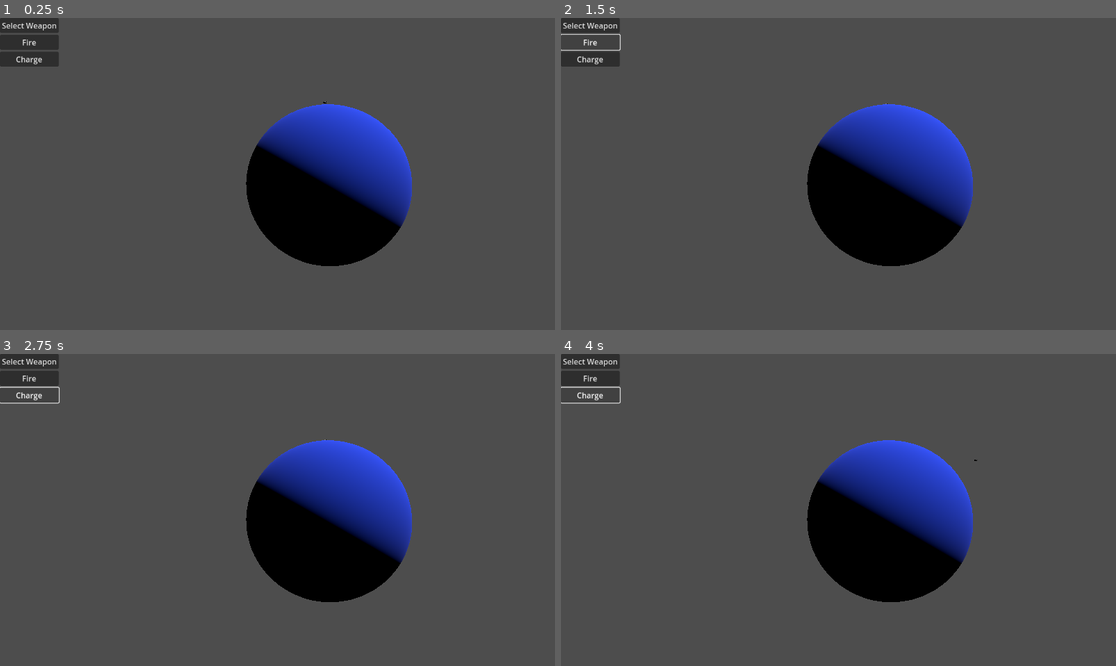
Above: before the commit, frames 1-4 (two rows, left to right).
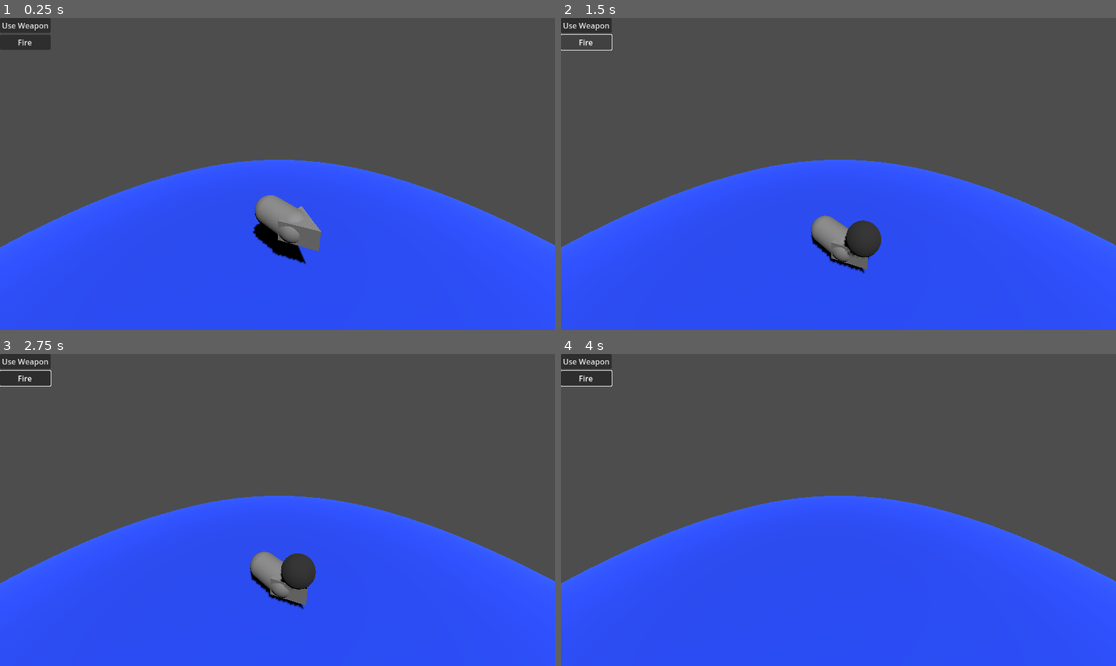
Above: after the commit, the same moments.

Repository: D4Devil/project--shipwrecked
Game: Godot game, scene res://scenes/test.tscn
Same seed, same stepped clock (60 frames per second), same inputs: the game is played once before the commit and once after it. This scene is started directly instead of the project's main scene.
Inputs (mouse positions are in pixels of both pictures, inside the frame that each line leads up to):
- Up to frame 1 (0.25 s): no input
- Up to frame 2 (1.5 s): click "Select Weapon" (after the commit: "Use Weapon") at 0.5 s; click "Fire" at 1.25 s
- Up to frame 3 (2.75 s): click (27, 394) at 2 s, where only the run before the commit has a clickable "Charge"
- Up to frame 4 (4 s): tap Enter (ui_accept) at 2.75, 3.02, 3.5, 3.77 s; hold Right (ui_right) 2.78-3.53 s; hold Left (ui_left) from 3.53 s (still down)

The runs differ from the first frame. In frame 1, 49% of the frame differs, in the area x 0-100%, y 0-100%; in frame 2, 49%; in frame 3, 49%; in frame 4, 49%.

Commit message:
Created weapon workflow and base line

Diff:
--- /dev/null
+++ b/scenes/cannonball.tscn
@@ -0,0 +1,35 @@
+[gd_scene load_steps=6 format=3 uid="uid://b6sf61dl0c6w3"]
+
+[ext_resource type="Script" path="res://scripts/components/agent/gravitational_body_3d.gd" id="1_gqsak"]
+
+[sub_resource type="GDScript" id="GDScript_xktnf"]
+resource_name = "Cannonball"
+script/source = "extends RigidBody3D
+
+@export var initial_force: float = 0
+"
+
+[sub_resource type="SphereShape3D" id="SphereShape3D_uytbx"]
+
+[sub_resource type="StandardMaterial3D" id="StandardMaterial3D_pmc6b"]
+albedo_color = Color(0.187176, 0.187176, 0.187176, 1)
+
+[sub_resource type="SphereMesh" id="SphereMesh_df86g"]
+material = SubResource("StandardMaterial3D_pmc6b")
+
+[node name="Cannonball" type="RigidBody3D"]
+mass = 0.1
+gravity_scale = 0.0
+script = SubResource("GDScript_xktnf")
+initial_force = 200.0
+
+[node name="CollisionShape3D" type="CollisionShape3D" parent="."]
+shape = SubResource("SphereShape3D_uytbx")
+
+[node name="MeshInstance3D" type="MeshInstance3D" parent="."]
+mesh = SubResource("SphereMesh_df86g")
+
+[node name="GravitationalBody3D" type="Node3D" parent="." node_paths=PackedStringArray("physics_body")]
+script = ExtResource("1_gqsak")
+physics_body = NodePath("..")
+_gravity_direction = Vector3(0, 0, 0)
--- a/scenes/ship_prototype.tscn
+++ b/scenes/ship_prototype.tscn
@@ -1,12 +1,10 @@
-[gd_scene load_steps=11 format=3 uid="uid://ctsglvau3y5lf"]
+[gd_scene load_steps=9 format=3 uid="uid://ctsglvau3y5lf"]
 
 [ext_resource type="Script" path="res://scripts/components/agent/gravitational_body_3d.gd" id="1_prxac"]
 [ext_resource type="Script" path="res://scripts/components/agent/buoyant_body_3d.gd" id="2_vyyj1"]
 [ext_resource type="Script" path="res://scripts/components/agent/sail_simulation.gd" id="3_ox3ip"]
 [ext_resource type="Script" path="res://scripts/components/agent/rudder_simulation.gd" id="4_osjkg"]
 [ext_resource type="Script" path="res://scripts/components/agent/input_agent.gd" id="5_xyooc"]
-[ext_resource type="Script" path="res://scripts/components/weapon/weapon.gd" id="6_s844l"]
-[ext_resource type="Script" path="res://scripts/components/weapon/weapon_behavior.gd" id="7_hfqxd"]
 
 [sub_resource type="CapsuleShape3D" id="CapsuleShape3D_5enxt"]
 
@@ -51,61 +49,3 @@
 rudder = NodePath("../RudderSimulation")
 rudder_speed = 1.0
 sail = NodePath("../SailSimulation")
-
-[node name="Combat" type="Node" parent="."]
-
-[node name="Cannon" type="Node3D" parent="Combat"]
-script = ExtResource("6_s844l")
-_cooldown = 5.0
-_can_be_charged = null
-_overcharge_reset = null
-_charging_speed = null
-_minimum_charging_time = null
-_maximum_charging_time = null
-
-[node name="SingleShooter" type="Node3D" parent="Combat/Cannon"]
-script = ExtResource("7_hfqxd")
-
-[node name="CannonBall" type="Node3D" parent="Combat/Cannon/SingleShooter"]
-
-[node name="Cooldown" type="Timer" parent="Combat/Cannon"]
-
-[node name="ArchAim" type="Node3D" parent="Combat/Cannon"]
-
-[node name="Triple-Cannon" type="Node3D" parent="Combat"]
-script = ExtResource("6_s844l")
-_cooldown = null
-_can_be_charged = null
-_overcharge_reset = null
-_charging_speed = null
-_minimum_charging_time = null
-_maximum_charging_time = null
-
-[node name="MultiShooter" type="Node3D" parent="Combat/Triple-Cannon"]
-script = ExtResource("7_hfqxd")
-
-[node name="CannonBall" type="Node3D" parent="Combat/Triple-Cannon/MultiShooter"]
-
-[node name="Cooldown" type="Timer" parent="Combat/Triple-Cannon"]
-
-[node name="ArchAim" type="Node3D" parent="Combat/Triple-Cannon"]
-
-[node name="RayGun" type="Node3D" parent="Combat"]
-script = ExtResource("6_s844l")
-_cooldown = null
-_can_be_charged = null
-_overcharge_reset = null
-_charging_speed = null
-_minimum_charging_time = null
-_maximum_charging_time = null
-
-[node name="SingleShooter" type="Node3D" parent="Combat/RayGun"]
-script = ExtResource("7_hfqxd")
-
-[node name="Lasser" type="Node3D" parent="Combat/RayGun/SingleShooter"]
-
-[node name="Cooldown" type="Timer" parent="Combat/RayGun"]
-
-[node name="LinearAim" type="Node3D" parent="Combat/RayGun"]
-
-[node name="WeaponController" type="Node" parent="Combat"]
--- a/scenes/test.tscn
+++ b/scenes/test.tscn
@@ -1,8 +1,11 @@
-[gd_scene load_steps=8 format=3 uid="uid://caytfce6raore"]
+[gd_scene load_steps=11 format=3 uid="uid://caytfce6raore"]
 
 [ext_resource type="Script" path="res://scripts/components/world/gravity_field_3d.gd" id="1_wigvl"]
 [ext_resource type="Script" path="res://scripts/components/weapon/weapon.gd" id="2_j4uhw"]
 [ext_resource type="PackedScene" uid="uid://ctsglvau3y5lf" path="res://scenes/ship_prototype.tscn" id="2_mt4ja"]
+[ext_resource type="Script" path="res://scripts/components/weapon/aim_straight.gd" id="3_4hcpx"]
+[ext_resource type="Script" path="res://scripts/components/weapon/single_shot.gd" id="4_0ruau"]
+[ext_resource type="PackedScene" uid="uid://b6sf61dl0c6w3" path="res://scenes/cannonball.tscn" id="5_4sn0c"]
 
 [sub_resource type="SphereShape3D" id="SphereShape3D_otig1"]
 radius = 50.0
@@ -28,8 +31,23 @@
 transform = Transform3D(1, 0, 0, 0, 1, 0, 0, 0, 1, 0, 43.4143, 0)
 
 [node name="Cannon" type="Node3D" parent="ShipPrototype"]
+transform = Transform3D(1, 0, 0, 0, 1, 0, 0, 0, 1, 0, 0.694592, -1.03353)
 script = ExtResource("2_j4uhw")
-_cooldown = 10.0
+_cooldown = 1.0
+
+[node name="AimStraight" type="Node3D" parent="ShipPrototype/Cannon" node_paths=PackedStringArray("horizontal_pivot", "vertical_pivot")]
+script = ExtResource("3_4hcpx")
+horizontal_pivot = NodePath(".")
+vertical_pivot = NodePath(".")
+horizontal_speed = 5.0
+vertical_speed = 5.0
+line_length = 5.0
+line_color = Color(0.8905, 0.501874, 0, 1)
+
+[node name="SingleShot" type="Node3D" parent="ShipPrototype/Cannon" node_paths=PackedStringArray("spawner")]
+script = ExtResource("4_0ruau")
+projectile_scene = ExtResource("5_4sn0c")
+spawner = NodePath("../AimStraight")
 
 [node name="Area3D" type="Area3D" parent="."]
 collision_layer = 0
@@ -50,9 +68,9 @@
 shape = SubResource("SphereShape3D_4tr76")
 
 [node name="Camera3D" type="Camera3D" parent="."]
-transform = Transform3D(0.620483, -0.117918, 0.775304, 0, 0.988631, 0.150364, -0.78422, -0.093298, 0.613429, 68.5117, 21.3882, 84.5281)
+transform = Transform3D(-0.718098, -0.317553, 0.619271, 0, 0.88983, 0.456292, -0.695943, 0.327662, -0.638985, 3.53092, 45.6035, -3.48174)
 
-[node name="Ui" type="Control" parent="."]
+[node name="Control" type="Control" parent="."]
 layout_mode = 3
 anchors_preset = 15
 anchor_right = 1.0
@@ -60,29 +78,21 @@
 grow_horizontal = 2
 grow_vertical = 2
 
-[node name="HBoxContainer" type="HBoxContainer" parent="Ui"]
+[node name="VBoxContainer" type="VBoxContainer" parent="Control"]
 layout_mode = 1
-anchors_preset = 15
-anchor_right = 1.0
+anchors_preset = 9
 anchor_bottom = 1.0
-grow_horizontal = 2
 grow_vertical = 2
 
-[node name="VBoxContainer" type="VBoxContainer" parent="Ui/HBoxContainer"]
+[node name="Button" type="Button" parent="Control/VBoxContainer"]
 layout_mode = 2
-size_flags_horizontal = 0
+text = "Use Weapon"
 
-[node name="Button" type="Button" parent="Ui/HBoxContainer/VBoxContainer"]
-layout_mode = 2
-text = "Select Weapon"
-
-[node name="Button2" type="Button" parent="Ui/HBoxContainer/VBoxContainer"]
+[node name="Button2" type="Button" parent="Control/VBoxContainer"]
 layout_mode = 2
 text = "Fire"
 
-[node name="Button3" type="Button" parent="Ui/HBoxContainer/VBoxContainer"]
-layout_mode = 2
-text = "Charge"
-
-[connection signal="pressed" from="Ui/HBoxContainer/VBoxContainer/Button" to="ShipPrototype/Cannon" method="on_weapon_being_used" binds= [true]]
-[connection signal="pressed" from="Ui/HBoxContainer/VBoxContainer/Button2" to="ShipPrototype/Cannon" method="on_weapon_fired"]
+[connection signal="being_used" from="ShipPrototype/Cannon" to="ShipPrototype/Cannon/AimStraight" method="_on_aim_active"]
+[connection signal="fired" from="ShipPrototype/Cannon" to="ShipPrototype/Cannon/SingleShot" method="_on_weapon_fired"]
+[connection signal="toggled" from="Control/VBoxContainer/Button" to="ShipPrototype/Cannon" method="on_weapon_being_used"]
+[connection signal="pressed" from="Control/VBoxContainer/Button2" to="ShipPrototype/Cannon" method="on_weapon_fired"]
--- /dev/null
+++ b/scripts/Utils.gd
@@ -0,0 +1,36 @@
+class_name Utils
+extends Node
+
+static func line(parent: Node, pos1: Vector3, pos2: Vector3, color = Color.WHITE_SMOKE, persist_ms = 0):
+	var mesh_instance := MeshInstance3D.new()
+	var immediate_mesh := ImmediateMesh.new()
+	var material := ORMMaterial3D.new()
+
+	mesh_instance.mesh = immediate_mesh
+	mesh_instance.cast_shadow = GeometryInstance3D.SHADOW_CASTING_SETTING_OFF
+
+	immediate_mesh.surface_begin(Mesh.PRIMITIVE_LINES, material)
+	immediate_mesh.surface_add_vertex(pos1)
+	immediate_mesh.surface_add_vertex(pos2)
+	immediate_mesh.surface_end()
+
+	material.shading_mode = BaseMaterial3D.SHADING_MODE_UNSHADED
+	material.albedo_color = color
+
+	return await final_cleanup(parent, mesh_instance, persist_ms)
+
+
+
+## 1 -> Lasts ONLY for current physics frame
+## >1 -> Lasts X time duration.
+## <1 -> Stays indefinitely
+static func final_cleanup(parent: Node, mesh_instance: MeshInstance3D, persist_ms: float):
+	parent.get_tree().get_root().add_child(mesh_instance)
+	if persist_ms == 1:
+		await parent.get_tree().physics_frame
+		mesh_instance.queue_free()
+	elif persist_ms > 0:
+		await parent.get_tree().create_timer(persist_ms).timeout
+		mesh_instance.queue_free()
+	else:
+		return mesh_instance
--- /dev/null
+++ b/scripts/components/weapon/aim_straight.gd
@@ -0,0 +1,30 @@
+class_name AimStraight
+extends Node3D
+
+@export var horizontal_pivot: Node3D
+@export var vertical_pivot: Node3D
+
+@export var horizontal_speed: float
+@export var vertical_speed: float
+
+@export var line_length: float
+@export var line_color: Color
+
+func _init():
+	_on_aim_active(false)
+
+var horizontal_movement: float = 0
+var vertical_movement: float = 0
+
+
+func _process(delta: float) -> void:
+	horizontal_pivot.rotate(Vector3.UP, deg_to_rad(horizontal_movement * horizontal_speed * delta))
+	vertical_pivot.rotate(Vector3.RIGHT, deg_to_rad(vertical_movement * vertical_speed * delta))
+	Utils.line(self, global_position, global_position + transform.basis.z, line_color, 1)
+
+
+func _on_aim_active(active:bool) -> void:
+	if active:
+		process_mode = PROCESS_MODE_INHERIT
+	else:
+		process_mode = PROCESS_MODE_DISABLED
--- /dev/null
+++ b/scripts/components/weapon/single_shot.gd
@@ -0,0 +1,34 @@
+class_name SingleShot
+extends Node
+
+@export var projectile_scene: PackedScene
+
+@export var spawner: Node3D
+@export var ignored_colliders : Array[CollisionObject3D]
+
+func _on_weapon_fired(can_be_charged: bool, current_charge: float, _minimum_charging_time: float, _maximum_charging_time: float) -> void:
+	var current_projectile := projectile_scene.instantiate()
+
+	for collider in ignored_colliders:
+		(current_projectile as PhysicalBone3D).add_collision_exception_with(collider)
+
+	var velocity := spawner.basis.z.normalized()
+	if can_be_charged:
+		velocity *= current_charge
+
+	for property in current_projectile.get_property_list():
+		if property['name'] == 'initial_velocit':
+			velocity *= current_projectile.initial_velocity
+
+	if current_projectile is CharacterBody3D:
+		current_projectile = current_projectile as CharacterBody3D
+		current_projectile.velocity += velocity
+
+	elif current_projectile is RigidBody3D:
+		current_projectile = current_projectile as RigidBody3D
+		current_projectile.apply_central_force(velocity)
+
+	else:
+		print("Firing something unknown")
+
+	add_child(current_projectile)
--- a/scripts/components/weapon/weapon.gd
+++ b/scripts/components/weapon/weapon.gd
@@ -23,13 +23,12 @@
 @export var _charging_speed: float = 0.2
 @export var _minimum_charging_time: float = 0
 @export var _maximum_charging_time: float = 1
-var _current_charged_time
+var _current_charged_time = 0
 
 
 signal being_used(used: bool)
-signal fired(charge: float)
-signal overcharged(max_charge)
-signal charged(delta: float)
+signal fired(can_be_charged: bool, current_charge: float, minimum_charging_time: float, maximum_charging_time: float)
+signal charged(current_charge: float, minimum_charging_time: float, maximum_charging_time: float, overcharged: bool)
 
 
 func _ready() -> void:
@@ -40,12 +39,13 @@
 		_cooldown_timer.autostart = false
 		_cooldown_timer.wait_time = _cooldown
 		_cooldown_timer.timeout.connect(_on_cooldown_ended)
+		_cooldown_timer.paused = true
 		add_child(_cooldown_timer)
+		_cooldown_timer.start()
 
 
 func on_weapon_being_used(used: bool) -> void:
-	if being_used:
-		being_used.emit(used)
+	being_used.emit(used)
 
 
 func on_weapon_fired() -> void:
@@ -57,10 +57,9 @@
 
 	if _cooldown > 0:
 		_can_be_fired = false
-		_cooldown_timer.start()
+		_cooldown_timer.paused = false
 
-	if fired:
-		fired.emit(_current_charged_time)
+	fired.emit(_can_be_charged, _current_charged_time, _minimum_charging_time, _maximum_charging_time)
 
 
 func on_weapon_charged(delta: float) -> void:
@@ -68,22 +67,17 @@
 		print('Current weapon %s can\'t be charged', name)
 		return
 
+	var _overcharged = false
 	_current_charged_time += delta * _charging_speed
 	if _overcharge_reset && _current_charged_time > _maximum_charging_time:
-		_on_overcharged()
+		_overcharged = true
 		_current_charged_time = 0
-		return
 
-	if charged:
-		charged.emit(delta)
-
-
-func _on_overcharged() -> void:
-	if overcharged:
-		overcharged.emit(_maximum_charging_time)
+	charged.emit(_current_charged_time, _minimum_charging_time, _maximum_charging_time, _overcharged)
 
 
 func _on_cooldown_ended() -> void:
+	_cooldown_timer.paused = true
 	_can_be_fired = true
 
 
--- a/scripts/components/weapon/weapon_behavior.gd
+++ /dev/null
@@ -1,6 +0,0 @@
-class_name WeaponBehavior
-extends Node3D
-
-
-func on_behavior_start():
-	pass
